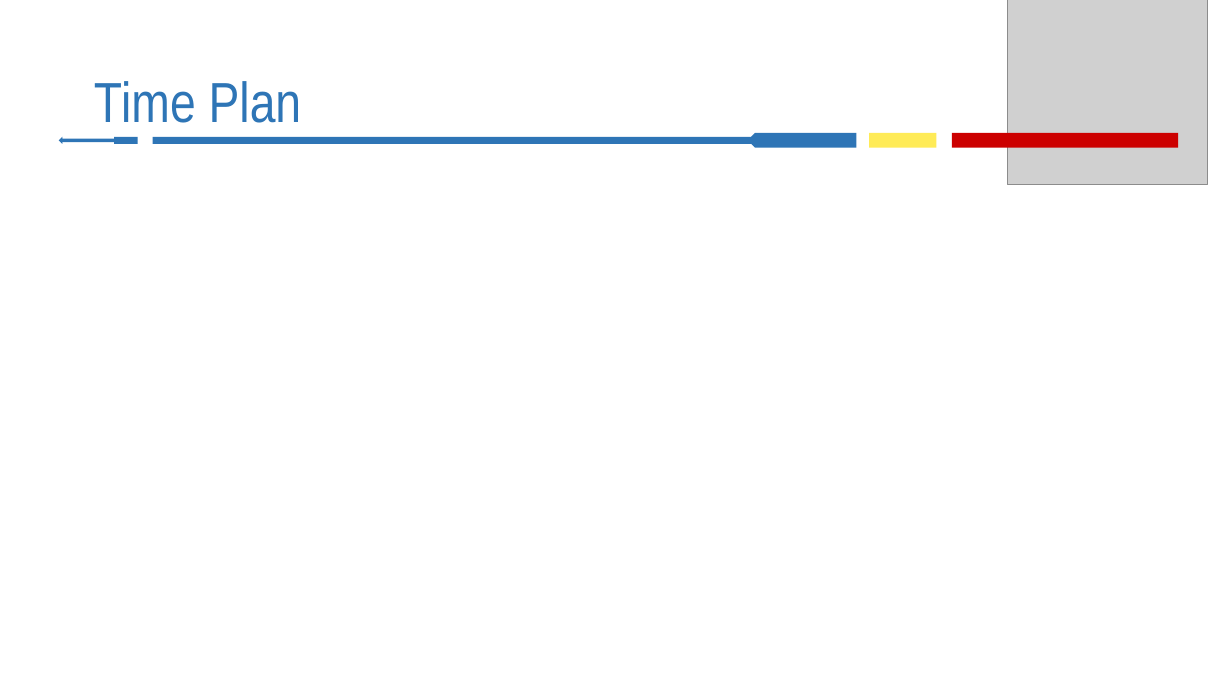
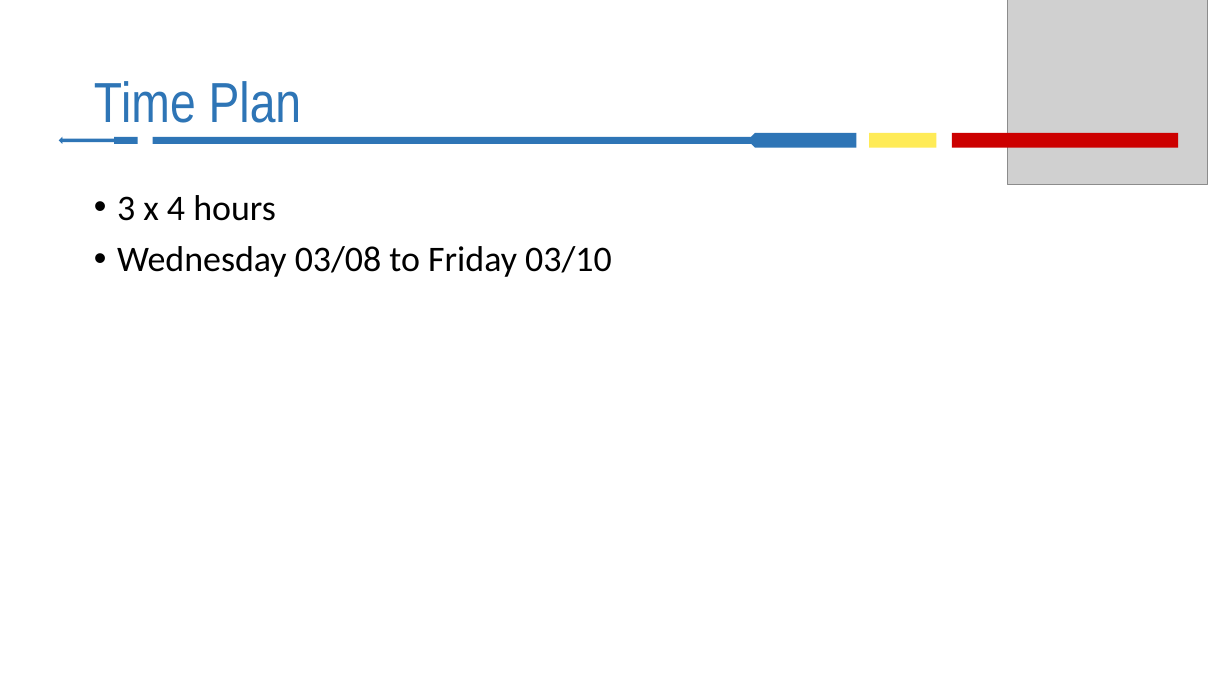
Before and after one commit to Riesenmumpitz/crap-sms, a slide deck: slide 8 of Documents/RFP_answer.pptx. Drawn at 1232x693 pixels with LibreOffice and Linux fonts; fonts in the diff are those of the drawing; grey boxes stand for pictures. Boxes give left, top, right and bottom in pixels: in the first picture for what was removed or moved away, otherwise in the second. Text is boxed around its words. In the diff, an @@ line names an element or a change of style, - is before the commit and + after.

```diff
--- a/Documents/RFP_answer.pptx
+++ b/Documents/RFP_answer.pptx
@@ text added at (x1=117, y1=195, x2=612, y2=277), 28 pt, text #000000 @@
+• 3 x 4 hours
+• Wednesday 03/08 to Friday 03/10
```
Also in this commit, not shown: 3 other slides changed, 1 other file.
